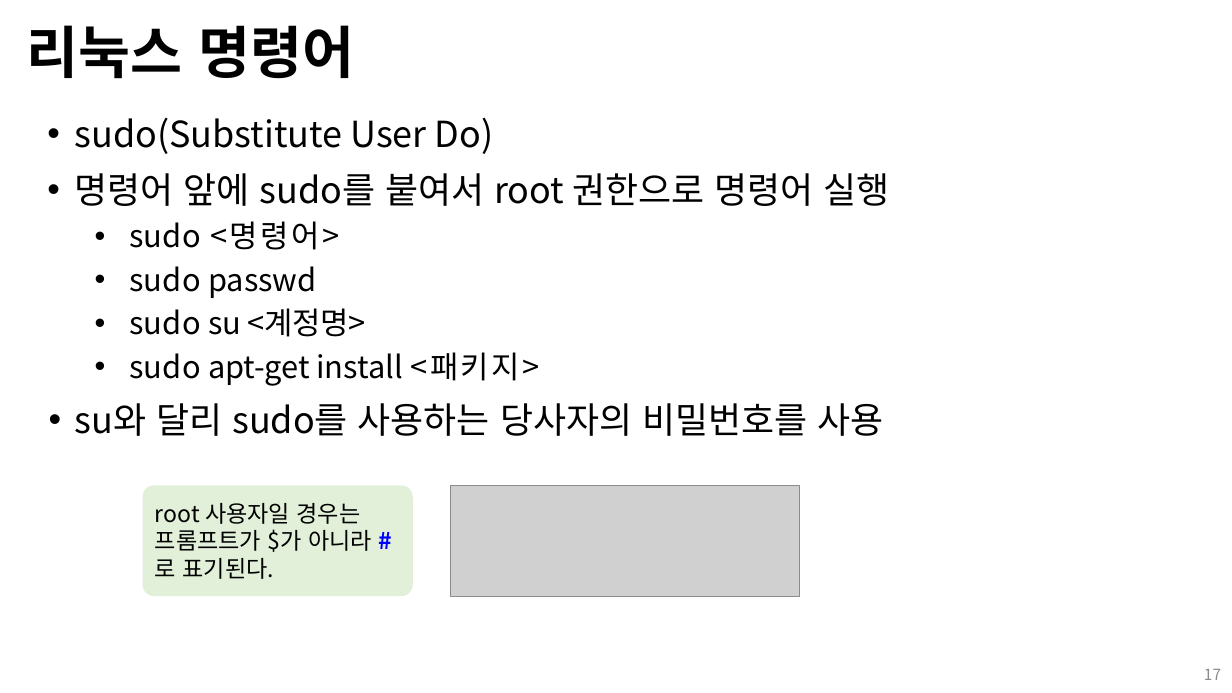
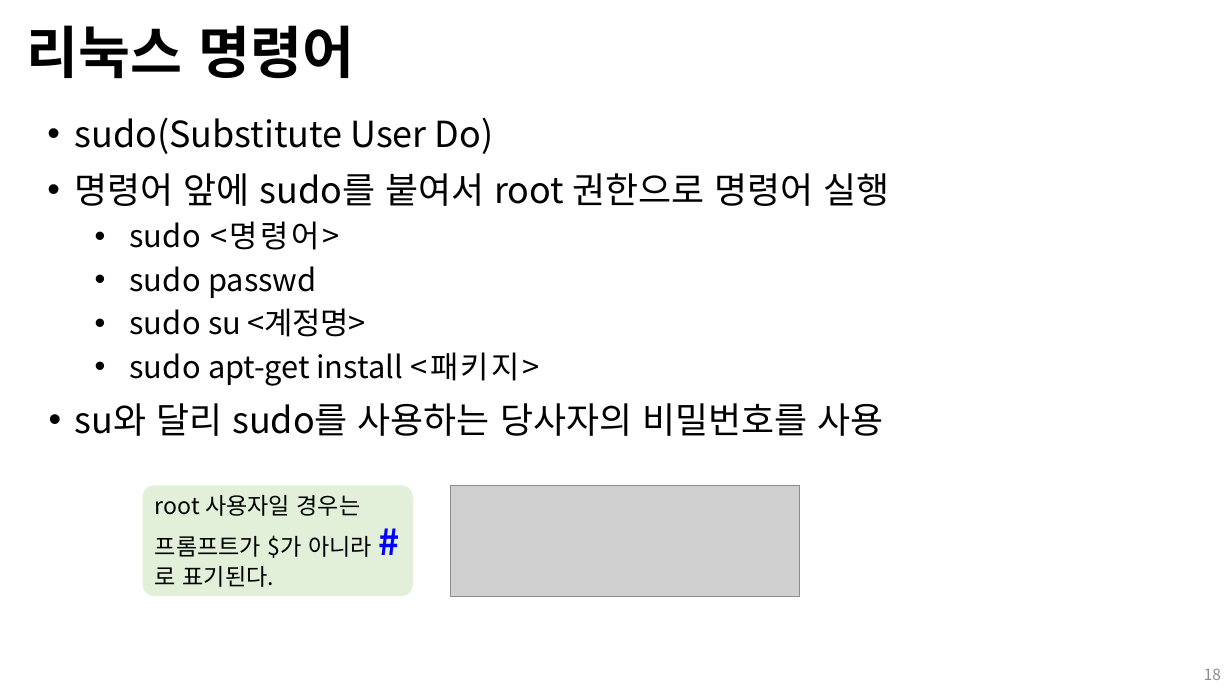
Before and after one commit to Open-Source-Programming/OpenSource-Lec, a slide deck: slide 18 of 01-linux.pptx (slide 17 before the commit). Drawn at 1232x693 pixels with LibreOffice and Linux fonts; fonts in the diff are those of the drawing; grey boxes stand for pictures. Boxes give left, top, right and bottom in pixels: in the first picture for what was removed or moved away, otherwise in the second. Text is boxed around its words. In the diff, an @@ line names an element or a change of style, - is before the commit and + after.

```diff
--- a/01-linux.pptx
+++ b/01-linux.pptx
@@ rounded rectangle "root 사용자일 경우는 프롬프트가 $가 ..." at box(142, 485, 412, 596): size 18 to 28 pt in "#로" @@
@@ page number at box(1204, 668, 1221, 680): text changed @@
-17
+18
```
Also in this commit, not shown: 9 other slides changed, 1 slide added.
